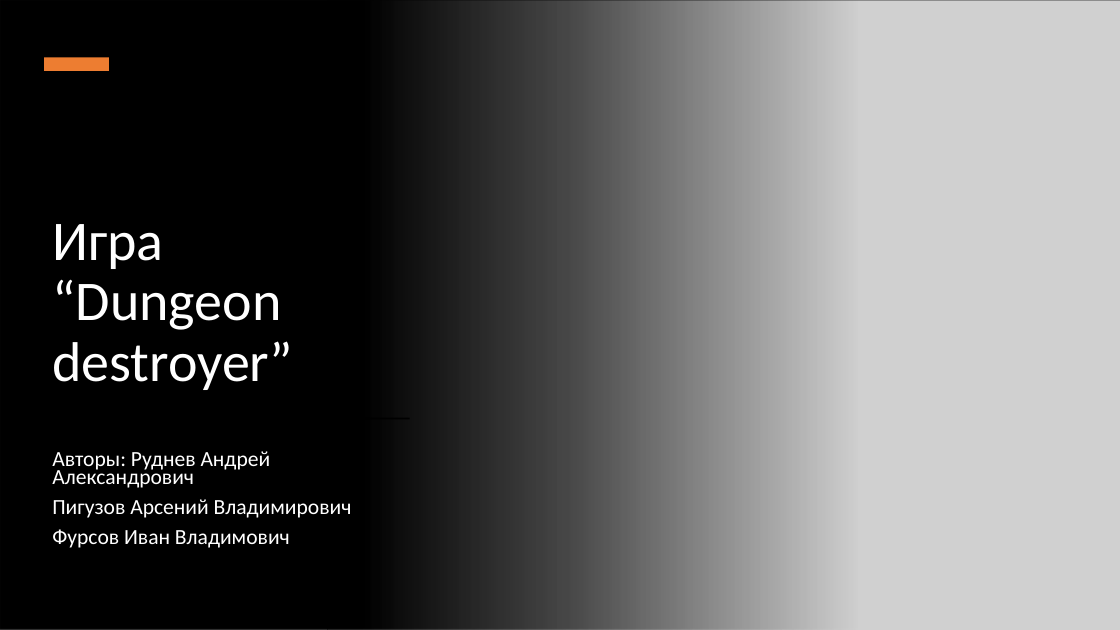
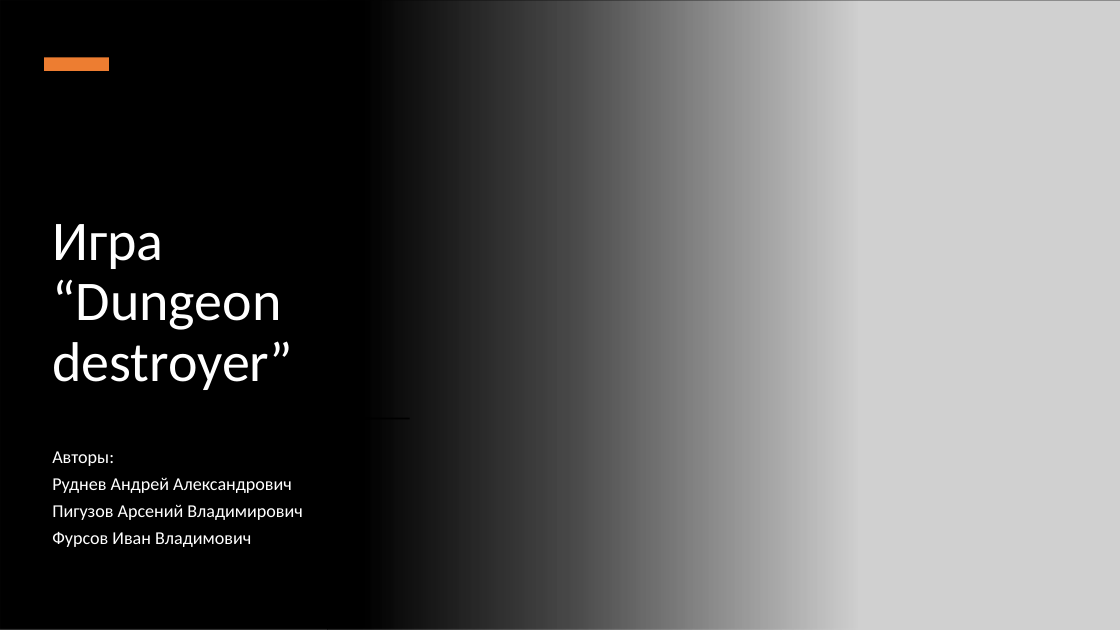
Before and after one commit to Tr1Ton4ik/Dungeon-Destroyer, a slide deck: slide 1 of presentation.pptx. Drawn at 1120x630 pixels with LibreOffice and Linux fonts; fonts in the diff are those of the drawing; grey boxes stand for pictures. Boxes give left, top, right and bottom in pixels: in the first picture for what was removed or moved away, otherwise in the second. Text is boxed around its words. In the diff, an @@ line names an element or a change of style, - is before the commit and + after.

Commit message:
presentation

```diff
--- a/presentation.pptx
+++ b/presentation.pptx
@@ subtitle at (52, 451, 292, 493): text changed; size 18.5 to 15.5 pt @@
-Авторы: Руднев Андрей Александрович
+Авторы:
+Руднев Андрей Александрович
@@ subtitle at (52, 504, 302, 547): size 18.5 to 15.5 pt in "Пигузов Арсений Владимирович", "Фурсов Иван Владимович" @@
```
Also in this commit, not shown: 1 other file.
